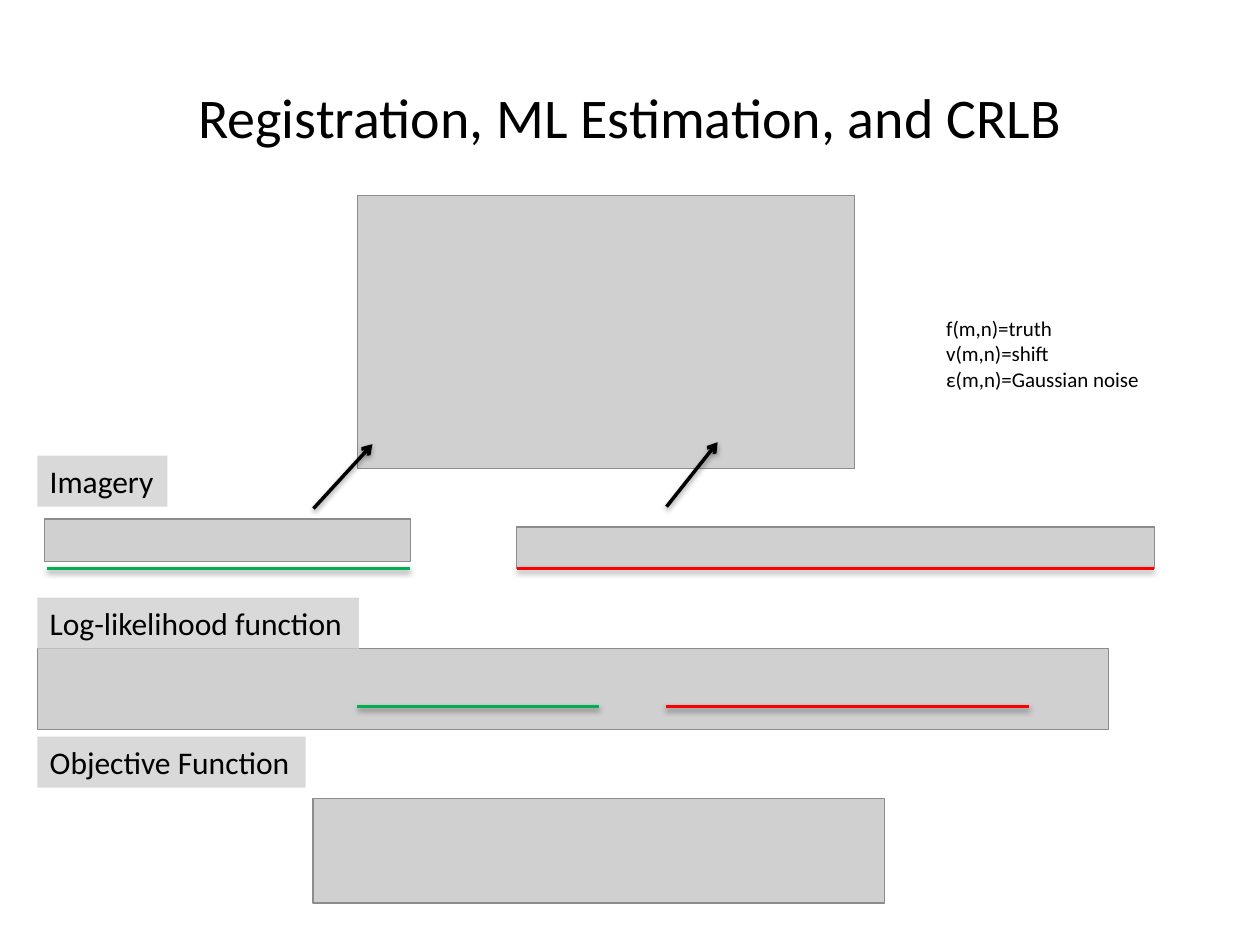
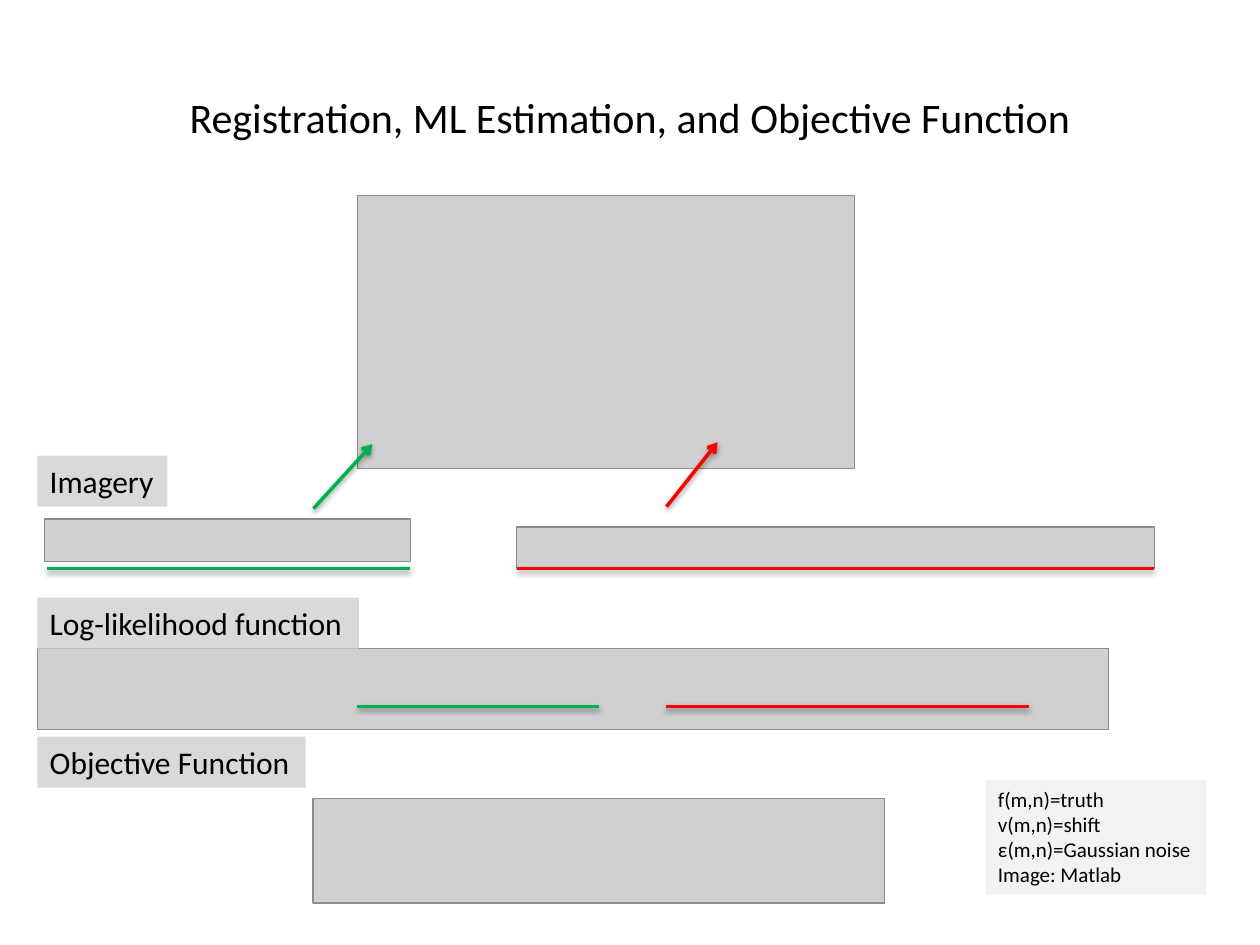
Before and after one commit to josh-gleason/CS679, a slide deck: slide 10 of Presentation/CS679Presentation2.pptx. Drawn at 1260x945 pixels with LibreOffice and Linux fonts; fonts in the diff are those of the drawing; grey boxes stand for pictures. Boxes give left, top, right and bottom in pixels: in the first picture for what was removed or moved away, otherwise in the second. Text is boxed around its words. In the diff, an @@ line names an element or a change of style, - is before the commit and + after.

```diff
--- a/Presentation/CS679Presentation2.pptx
+++ b/Presentation/CS679Presentation2.pptx
@@ title at bbox=[190, 103, 1070, 141]: text changed; size 32 to 24 pt @@
-Registration, ML Estimation, and CRLB
+Registration, ML Estimation, and Objective Function
@@ arrow (314, 509) - (373, 445): stroke #000000 2 pt to #00B050 2 pt @@
@@ arrow (667, 507) - (718, 442): stroke #000000 2 pt to #FF0000 2 pt @@
@@ rectangle "f(m,n)=truth": place and size @@
-rectangle "f(m,n)=truth" at bbox=[946, 321, 1138, 390]
+rectangle "f(m,n)=truth" at bbox=[985, 780, 1206, 895]
@@ rectangle "f(m,n)=truth" at bbox=[985, 780, 1206, 895]: fill none to #F2F2F2 @@
@@ text in rectangle at bbox=[998, 867, 1121, 886]: paragraph added @@
+Image: Matlab
```
Also in this commit, not shown: 6 other slides changed, 4 slides added, 3 slides removed.
